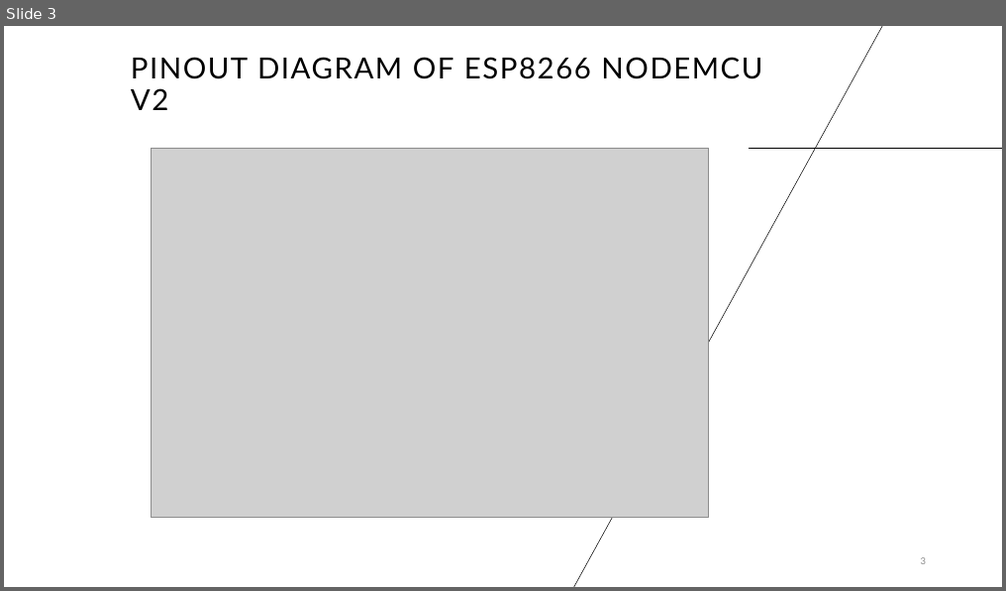
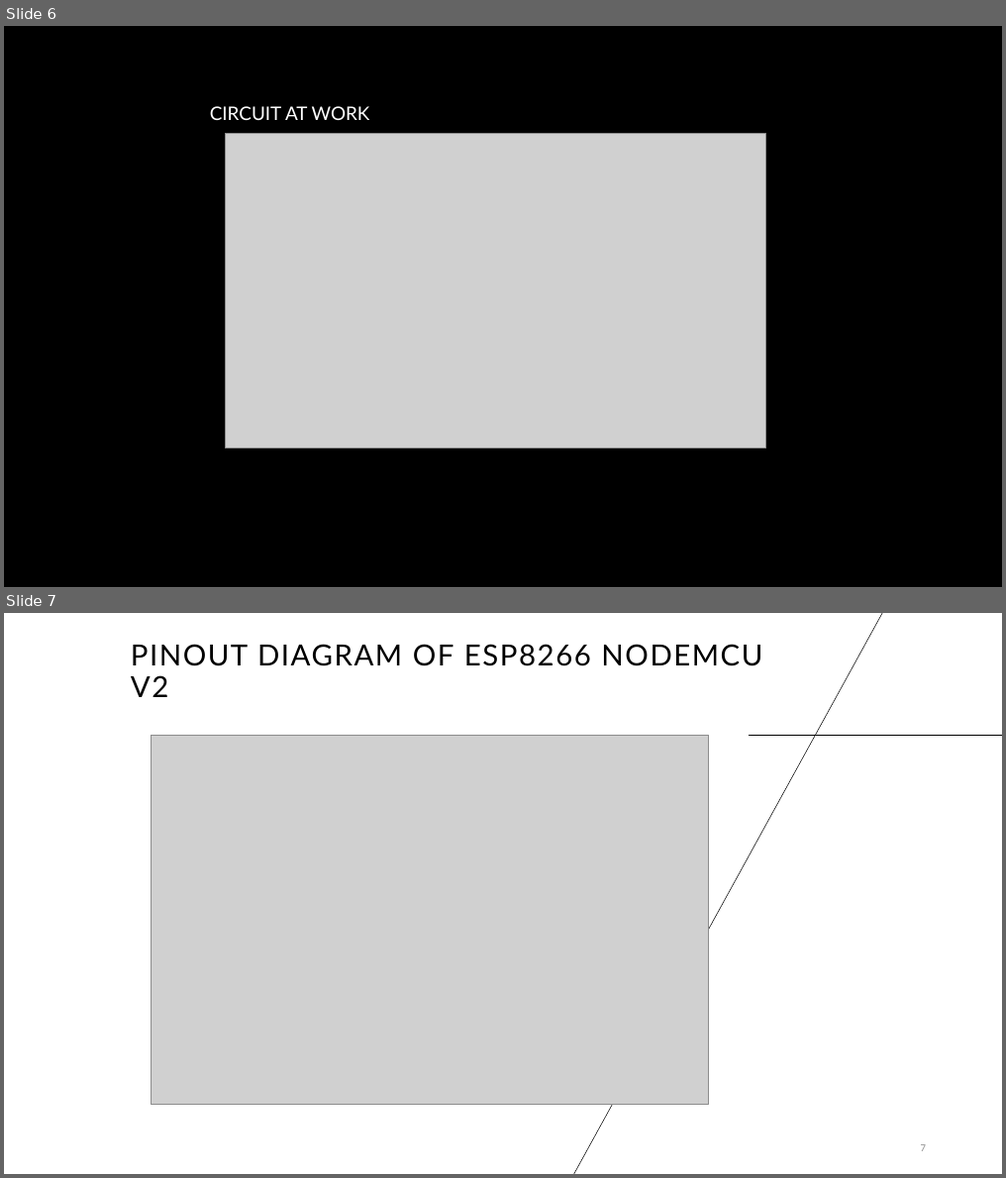
Before and after one commit to ayo-ajayi/iot-sensor, a slide deck: iotsensor.pptx. Shown one above the other, each under a label of ours: slide 3 before the commit, slides 6 and 7 after it. The pictures are 1006x591 and 1006x1178 pixels, drawn with LibreOffice and Linux fonts; fonts in the diff are those of the drawing; grey boxes stand for pictures; background and template pictures are left out. Boxes give left, top, right and bottom in pixels: in the first picture for what was removed or moved away, otherwise in the second. Text is boxed around its words. In the diff, an @@ line names an element or a change of style, - is before the commit and + after.

```diff
--- a/iotsensor.pptx
+++ b/iotsensor.pptx
@@ slide 6 added at bbox=[4, 26, 1002, 587], background #000000 @@
@@ text added at bbox=[210, 106, 370, 120], 18 pt, text #FFFFFF @@
+CIRCUIT AT WORK
@@ picture added at bbox=[226, 134, 766, 448] @@
@@ what was slide 3 is now slide 7 @@
```
Also in this commit, not shown: 3 slides changed, 4 other slides added, 1 slide removed, 3 other files.
